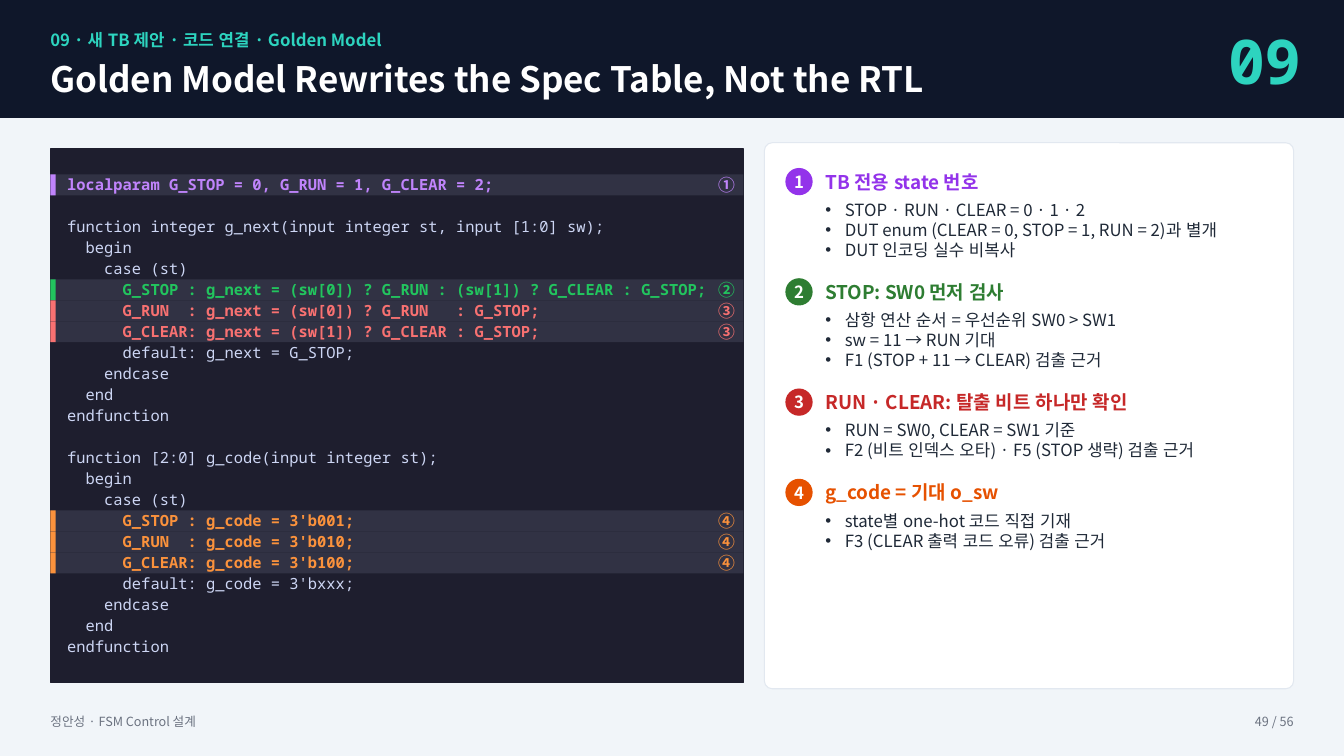
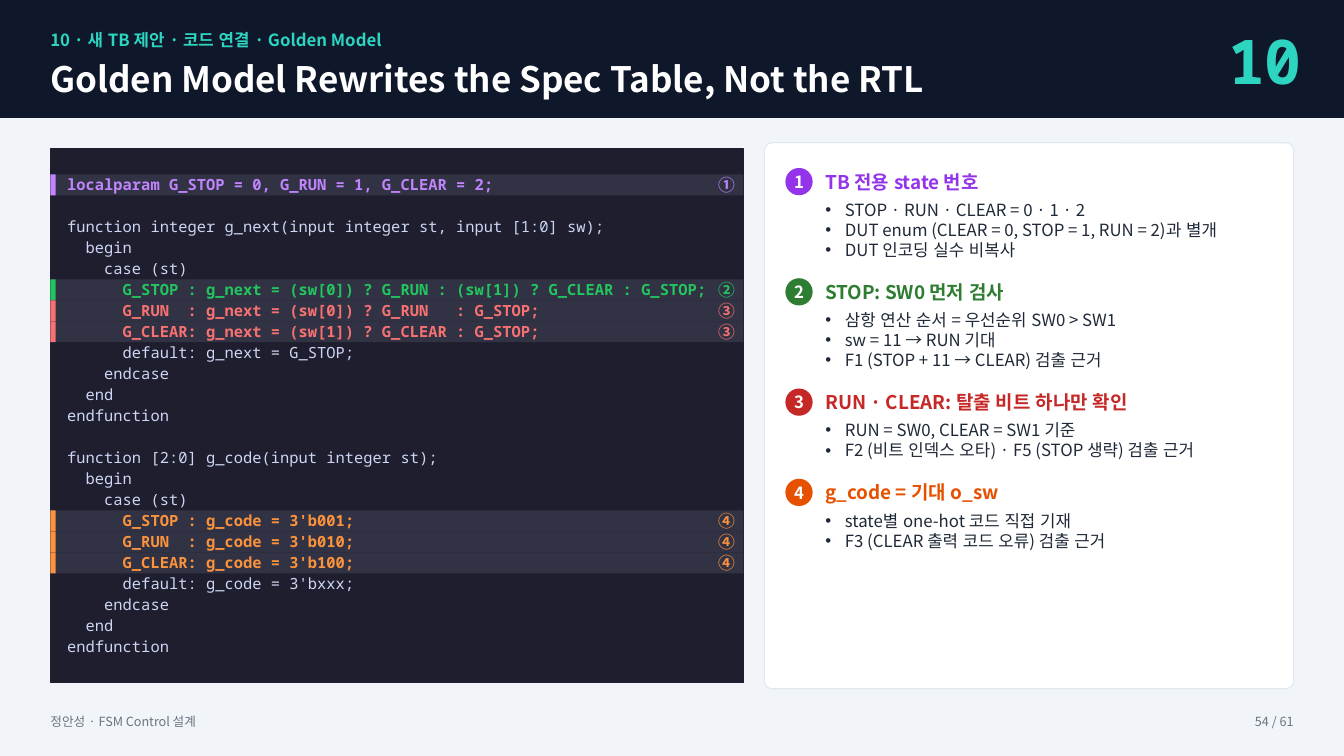
Before and after one commit to kimsacademy1234-max/System_Verilog, a slide deck: slide 54 of homework/1008_fsm_project/FSM_Control_정안성_new.pptx (slide 49 before the commit). Drawn at 1344x756 pixels with LibreOffice and Linux fonts; fonts in the diff are those of the drawing. Boxes give left, top, right and bottom in pixels: in the first picture for what was removed or moved away, otherwise in the second. Text is boxed around its words. In the diff, an @@ line names an element or a change of style, - is before the commit and + after.

```diff
--- a/homework/1008_fsm_project/FSM_Control_정안성_new.pptx
+++ b/homework/1008_fsm_project/FSM_Control_정안성_new.pptx
@@ text at <box>50,32,382,48</box>: text changed @@
-09 · 새 TB 제안 · 코드 연결 · Golden Model
+10 · 새 TB 제안 · 코드 연결 · Golden Model
@@ text at <box>1228,39,1302,85</box>: text changed @@
-09
+10
@@ text at <box>1255,716,1294,726</box>: text changed @@
-49 / 56
+54 / 61
```
Also in this commit, not shown: 54 other slides changed, 6 slides added, 1 slide removed.
